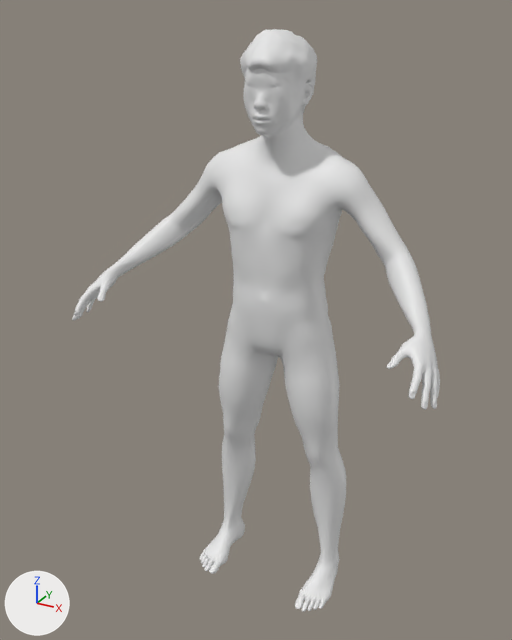
The glTF model layout/assets/bodies/uncle.glb: old version first, new version second.
Camera for both pictures: a 50 mm camera at (0.871, -1.752, 1.763) aimed at (-0.041, -0.093, 0.934). The axes (+X, +Y, +Z) are drawn at lower left. The lights are the same throughout. The first picture is the older version.

In view in the first picture: 'body', 'hair_short'.
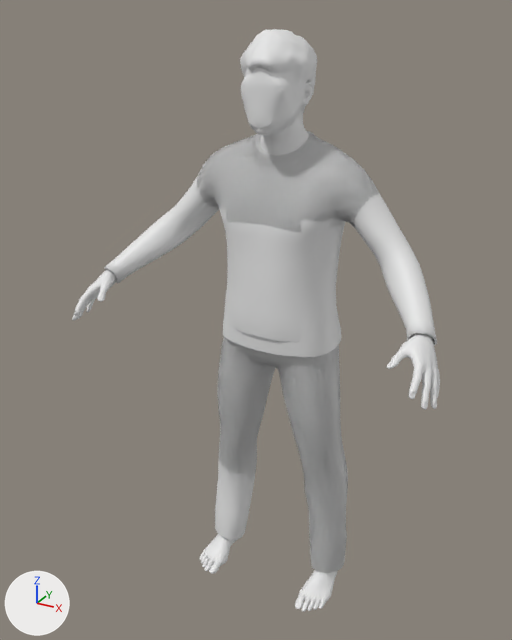
Edits to the scene script, one JSON object a line:
```json
{"op": "add", "block": "me_male_casualsuit04", "code": ["me_male_casualsuit04 = bpy.data.meshes.new('male_casualsuit04')", "me_male_casualsuit04.from_pydata(...)  # 1696 vertices, 3240 faces; spans x -0.272..0.272, y -0.15..0.117, z 0.063..1.46"]}
{"op": "add", "block": "me_male_casualsuit02", "code": ["me_male_casualsuit02 = bpy.data.meshes.new('male_casualsuit02')", "me_male_casualsuit02.from_pydata(...)  # 2136 vertices, 4120 faces; spans x -0.507..0.507, y -0.226..0.132, z 0.063..1.46"]}
{"op": "add", "block": "ob_garment_short", "code": ["ob_garment_short = bpy.data.objects.new('garment_short', me_male_casualsuit04)", "ob_garment_short.location = (0.0, 0.0, 0.0)"]}
{"op": "add", "block": "ob_garment_long", "code": ["ob_garment_long = bpy.data.objects.new('garment_long', me_male_casualsuit02)", "ob_garment_long.location = (0.0, 0.0, 0.0)"]}
```

Boxes (x1, y1, x2, y2) around the edits, measured in the pictures (512 x 640 px):
```json
{"object": "garment_long", "change": "added", "after": [104, 131, 437, 538]}
{"object": "garment_short", "change": "added", "after": [216, 203, 349, 573]}
{"object": "body", "change": "unchanged, covered by the edit", "before": [72, 72, 440, 612], "after": [72, 68, 440, 612]}
```
